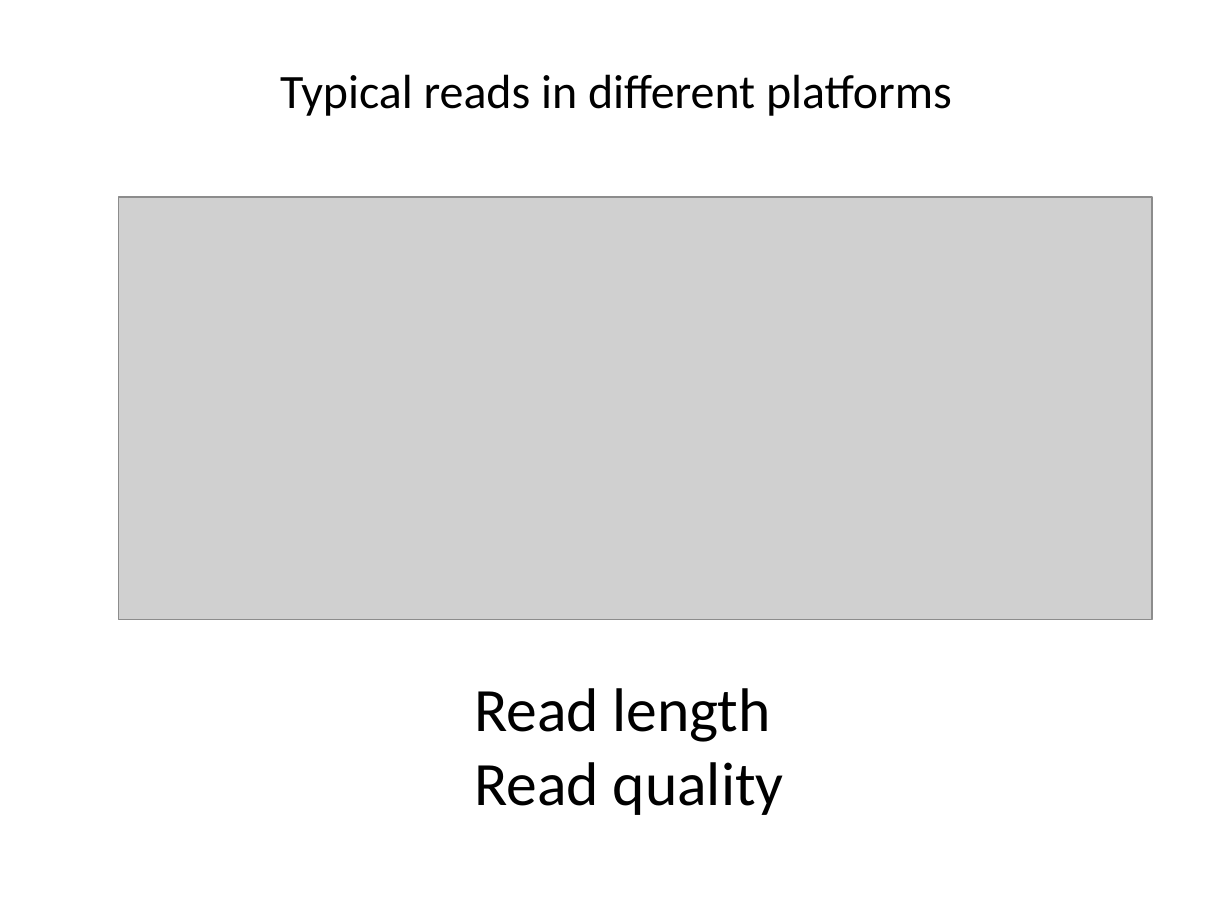
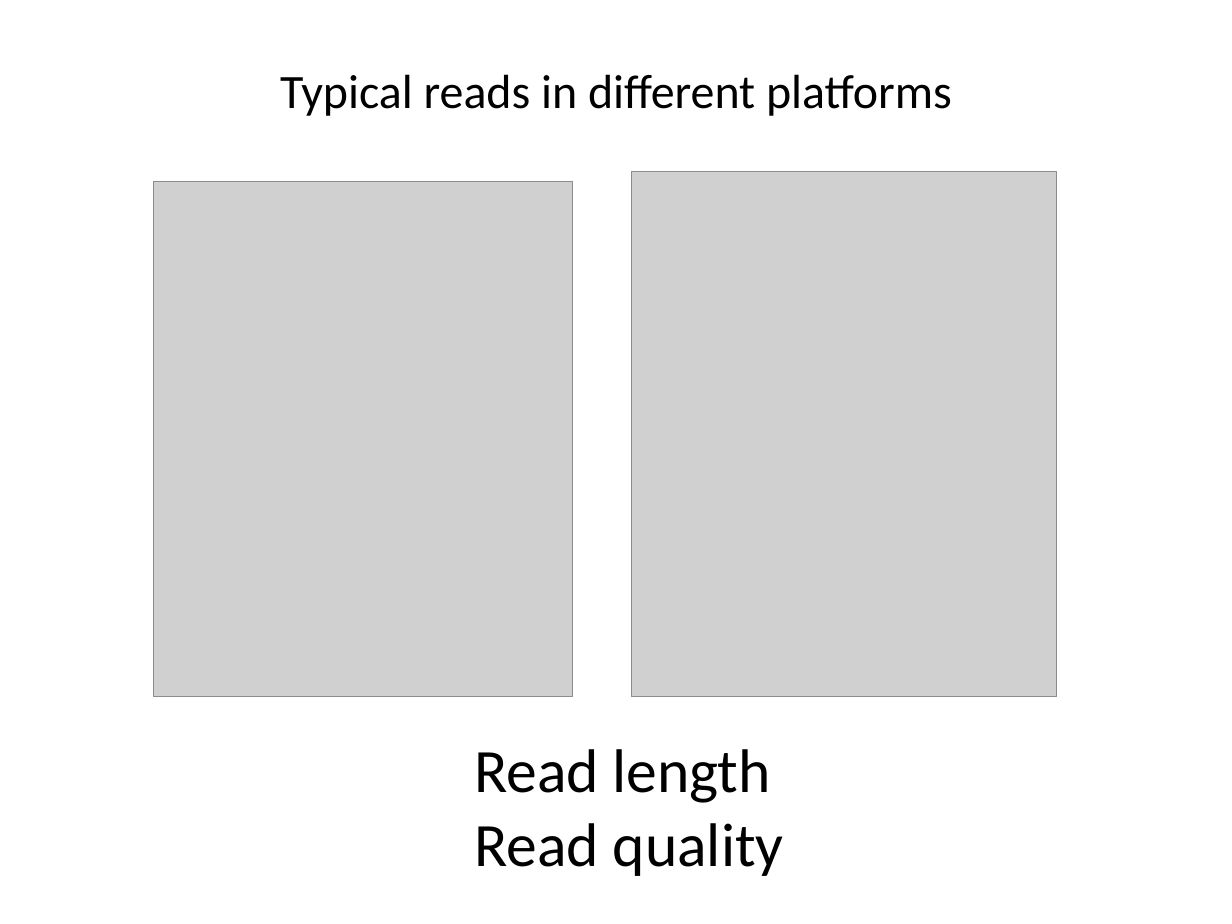
Before and after one commit to liu3zhenlab/teaching, a slide deck: slide 10 of PLPTH813Bioinformatis/2023/lectures/lecture05_NGS_tools.pptx (slide 8 before the commit). Drawn at 1232x924 pixels with LibreOffice and Linux fonts; fonts in the diff are those of the drawing; grey boxes stand for pictures. Boxes give left, top, right and bottom in pixels: in the first picture for what was removed or moved away, otherwise in the second. Text is boxed around its words. In the diff, an @@ line names an element or a change of style, - is before the commit and + after.

```diff
--- a/PLPTH813Bioinformatis/2023/lectures/lecture05_NGS_tools.pptx
+++ b/PLPTH813Bioinformatis/2023/lectures/lecture05_NGS_tools.pptx
@@ picture added at [632, 171, 1057, 696] @@
@@ picture removed at [118, 197, 1152, 620] @@
@@ picture added at [154, 181, 573, 696] @@
@@ text "Read length": place and size @@
-text "Read length" at [474, 688, 784, 815]
+text "Read length" at [474, 749, 784, 876]
```
Also in this commit, not shown: 6 other slides changed, 2 slides added, 1 slide removed, 6 other files.
